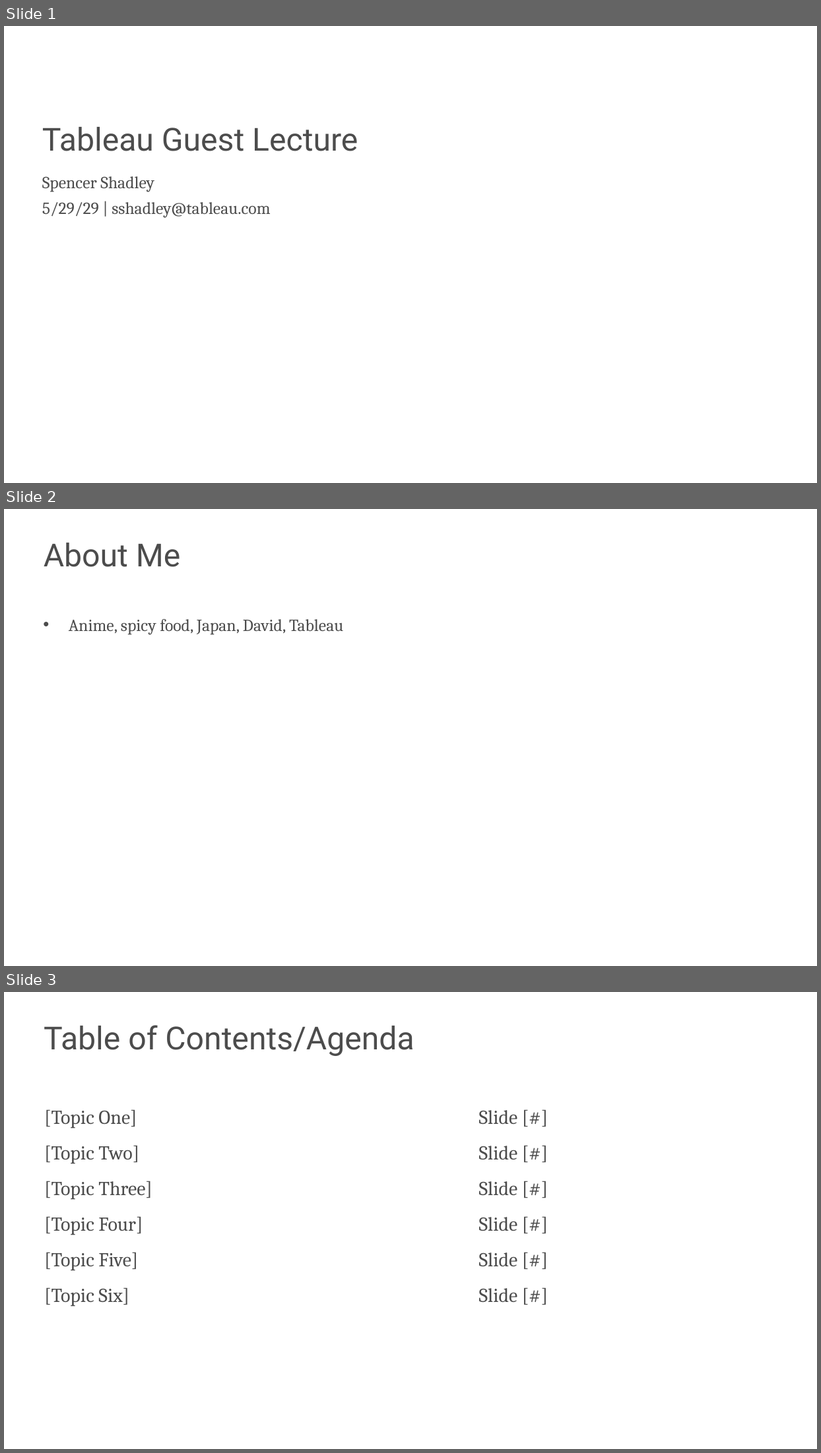
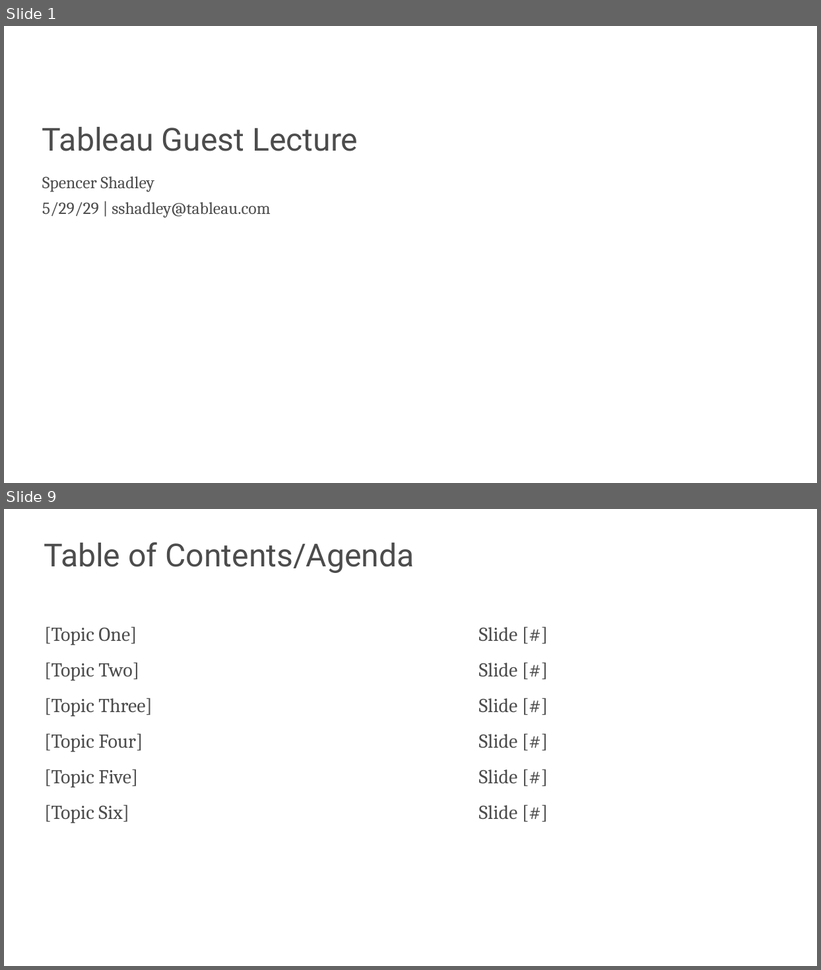
Before and after one commit to s-kyle-reed/data-lecture, a slide deck: lecture.pptx. Shown one above the other, each under a label of ours: slides 1, 2 and 3 before the commit, slides 1 and 9 after it; the slides between them are not shown. The pictures are 821x1453 and 821x970 pixels, drawn with LibreOffice and Linux fonts; fonts in the diff are those of the drawing; background and template pictures are left out. Boxes give left, top, right and bottom in pixels: in the first picture for what was removed or moved away, otherwise in the second. Text is boxed around its words. In the diff, an @@ line names an element or a change of style, - is before the commit and + after.

```diff
--- a/lecture.pptx
+++ b/lecture.pptx
@@ slide 2 removed at (4, 509, 817, 966), background #FFFFFF @@
@@ text removed at (44, 543, 181, 567) @@
-About Me
@@ text removed at (69, 619, 343, 634) @@
-• Anime, spicy food, Japan, David, Tableau
@@ what was slide 3 is now slide 9 @@
```
Also in this commit, not shown: 5 slides changed, 7 slides added, 1 other slide removed, 6 other files.
